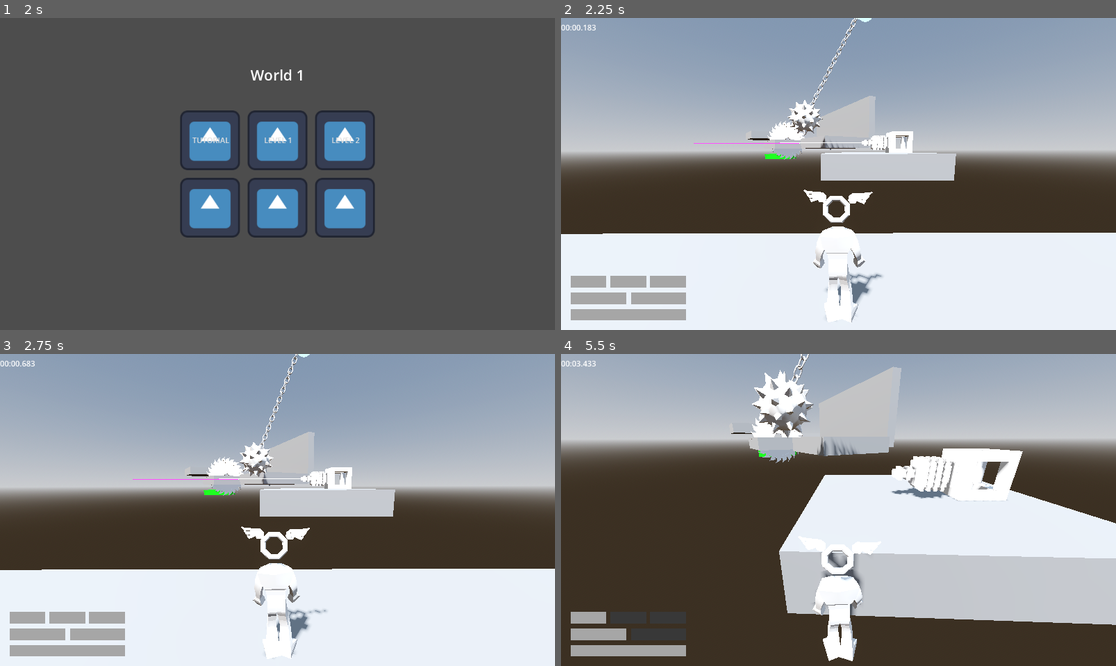
Above: before the commit, frames 1-4 (two rows, left to right).
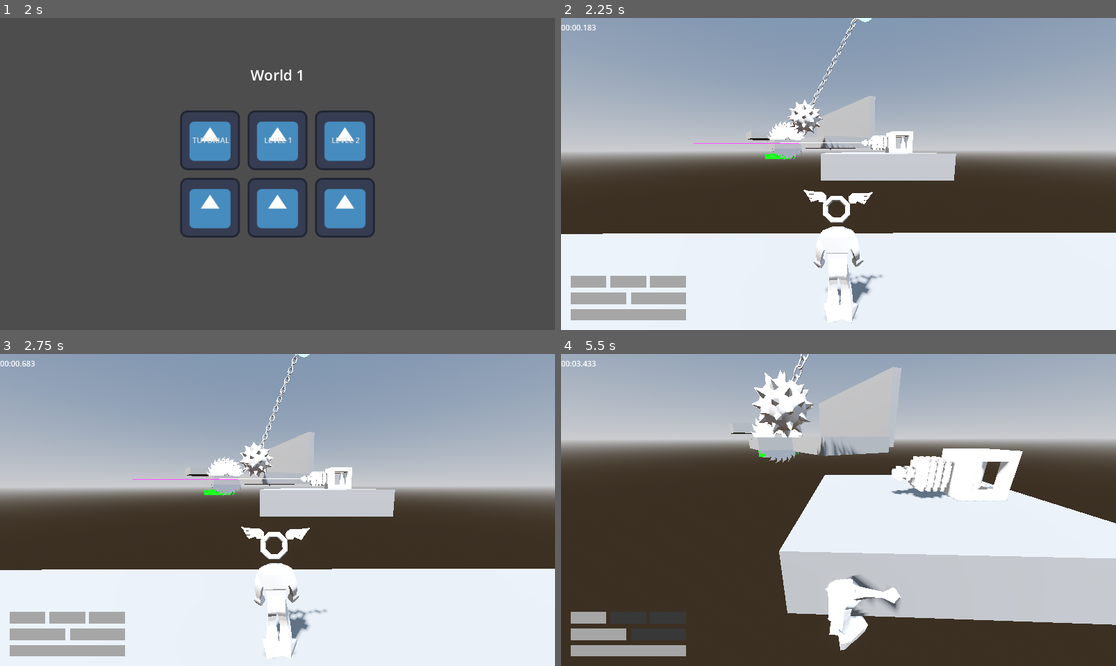
Above: after the commit, the same moments.

Repository: jpvds1/DDJD
Game: Godot game, scene res://scenes/game_controller.tscn
The game is run twice, just before and just after one commit, with the same random seed, the same clock (stepped at 60 frames per second) and the same inputs. The engine's default icon, where the game draws it, is replaced by a stand-in: a white triangle on a blue panel in a dark square.
Inputs (mouse positions are in pixels of both pictures, inside the frame that each line leads up to):
- Up to frame 1 (2 s): click "Continue as Guest" at 0.5 s; click "Play" at 1.25 s
- Up to frame 2 (2.25 s): click "LEVEL 1" at 2 s
- Up to frame 3 (2.75 s): no input
- Up to frame 4 (5.5 s): tap Enter at 2.75 s; move the mouse to (866, 510) at 2.77 s; hold Shift (sprint) 2.78-3.53 s; hold W (move_forwards) from 2.78 s (still down); tap Space (jump) at 3.02, 3.77, 5.27 s; move the mouse to (810, 510) at 3.52 s; tap Q (dash) at 3.6 s; tap Shift (sprint) at 3.8, 5.1 s; move the mouse to (849, 503) at 4.27 s; hold Shift (sprint) 4.28-5.03 s; move the mouse to (832, 516) at 5.02 s

Frame 1 is identical in both runs. In frame 2, 0.2% of the frame differs, in the area x 44-58%, y 55-98%; in frame 3, less than 0.1%; in frame 4, 1.9%, in the area x 45-62%, y 63-99%.

Commit message:
fix(player): fix snapping to wall run animation

Diff:
--- a/platformer-game/scenes/player/capsule_character.tscn
+++ b/platformer-game/scenes/player/capsule_character.tscn
@@ -64,15 +64,15 @@
 animation = &"player_fall/fall"
 
 [sub_resource type="AnimationNodeBlendTree" id="AnimationNodeBlendTree_iwp50"]
-graph_offset = Vector2(-472.36533, 168.76727)
+graph_offset = Vector2(-230.84259, 147.44424)
 nodes/output/position = Vector2(500, 240)
 nodes/Movement/node = SubResource("AnimationNodeBlendSpace2D_h2b2i")
-nodes/Movement/position = Vector2(40, 460)
+nodes/Movement/position = Vector2(20, 240)
 nodes/Fall/node = SubResource("AnimationNodeBlend2_d66dr")
 nodes/Fall/position = Vector2(260, 240)
 "nodes/[A] Fall/node" = SubResource("AnimationNodeAnimation_h2b2i")
-"nodes/[A] Fall/position" = Vector2(40, 240)
-node_connections = [&"output", 0, &"Fall", &"Fall", 0, &"[A] Fall", &"Fall", 1, &"Movement"]
+"nodes/[A] Fall/position" = Vector2(20, 500)
+node_connections = [&"output", 0, &"Fall", &"Fall", 0, &"Movement", &"Fall", 1, &"[A] Fall"]
 
 [sub_resource type="BoxShape3D" id="BoxShape3D_x7pql"]
 size = Vector3(0.81030273, 1.636039, 0.2841797)
@@ -169,7 +169,7 @@
 bones/9/rotation = Quaternion(0.05696912, -0.08465244, 0.16803999, 0.9804851)
 bones/11/rotation = Quaternion(0.4801607, -0.43108103, 0.6592815, 0.385957)
 bones/12/rotation = Quaternion(-0.15415785, 0.23323189, 0.078037985, 0.9569475)
-bones/13/rotation = Quaternion(0.029332757, 0.030172303, -0.24029127, 0.9697884)
+bones/13/rotation = Quaternion(0.029332764, 0.03017227, -0.24029125, 0.9697884)
 bones/14/position = Vector3(-9.387732e-06, 20.1674, 6.4084306e-06)
 bones/15/rotation = Quaternion(0.1457135, 0.5512298, 0.8148239, -0.104763106)
 bones/16/rotation = Quaternion(-0.88825357, 0.015521828, -0.046805568, 0.4566989)
@@ -198,7 +198,7 @@
 [node name="AnimationTree" type="AnimationTree" parent="Visuals" unique_id=851465398]
 tree_root = SubResource("AnimationNodeBlendTree_iwp50")
 anim_player = NodePath("../AnimationPlayer")
-parameters/Movement/blend_position = Vector2(0.17647064, -0.64928913)
+parameters/Movement/blend_position = Vector2(0, 0)
 parameters/Fall/blend_amount = 0.0
 
 [node name="Hitbox" type="CollisionShape3D" parent="." unique_id=1754709375]
--- a/platformer-game/scenes/player/ghost_character.tscn
+++ b/platformer-game/scenes/player/ghost_character.tscn
@@ -1,7 +1,7 @@
 [gd_scene format=3 uid="uid://cwftsj07cdfck"]
 
 [ext_resource type="Script" uid="uid://dj0w4q67yxusi" path="res://scripts/player/ghost_character.gd" id="1_kc140"]
-[ext_resource type="PackedScene" uid="uid://bdxbggyj7eerk" path="res://assets/models/player.glb" id="1_larxy"]
+[ext_resource type="PackedScene" uid="uid://cu7ms8tx84a0l" path="res://assets/models/player/player.glb" id="1_larxy"]
 
 [sub_resource type="Animation" id="Animation_5ji0x"]
 length = 0.001
--- a/platformer-game/scripts/player/player_animation.gd
+++ b/platformer-game/scripts/player/player_animation.gd
@@ -32,18 +32,19 @@
 	_player.extra_jumps_changed.connect(_on_extra_jumps_changed)
 
 func _physics_process(delta: float) -> void:
-	var max_sprint_speed: float = stats.sprint_speed.get_val()
-	var local_velocity := _player.global_transform.basis.inverse() * _player.velocity
 	var lerp_weight := blend_strength * delta
 
 	# compute the fall blending value
+	var is_airborne := not is_zero_approx(_player.velocity.y)
 	_fall_blend = lerp(
 		_fall_blend,
-		float(_player.is_on_floor() or _player.is_on_wall()),
+		float(is_airborne),
 		lerp_weight
 	)
 
 	# compute the movement blending value
+	var max_sprint_speed: float = stats.sprint_speed.get_val()
+	var local_velocity := _player.global_transform.basis.inverse() * _player.velocity
 	var movement_blend := Vector2(local_velocity.x, -local_velocity.z) / max_sprint_speed
 
 	# update the blending values
